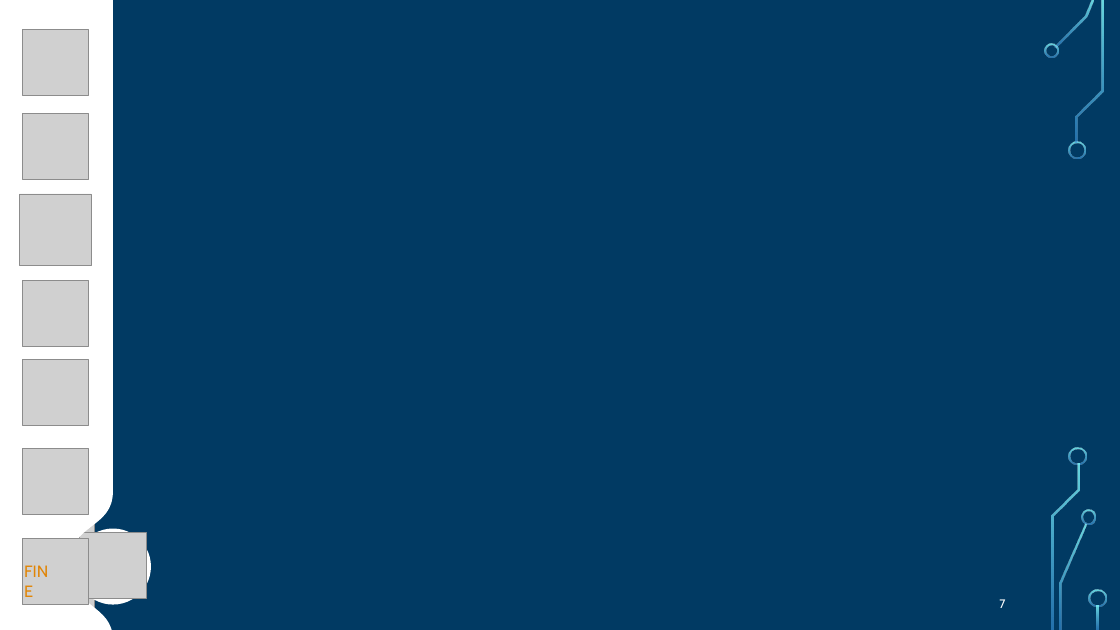
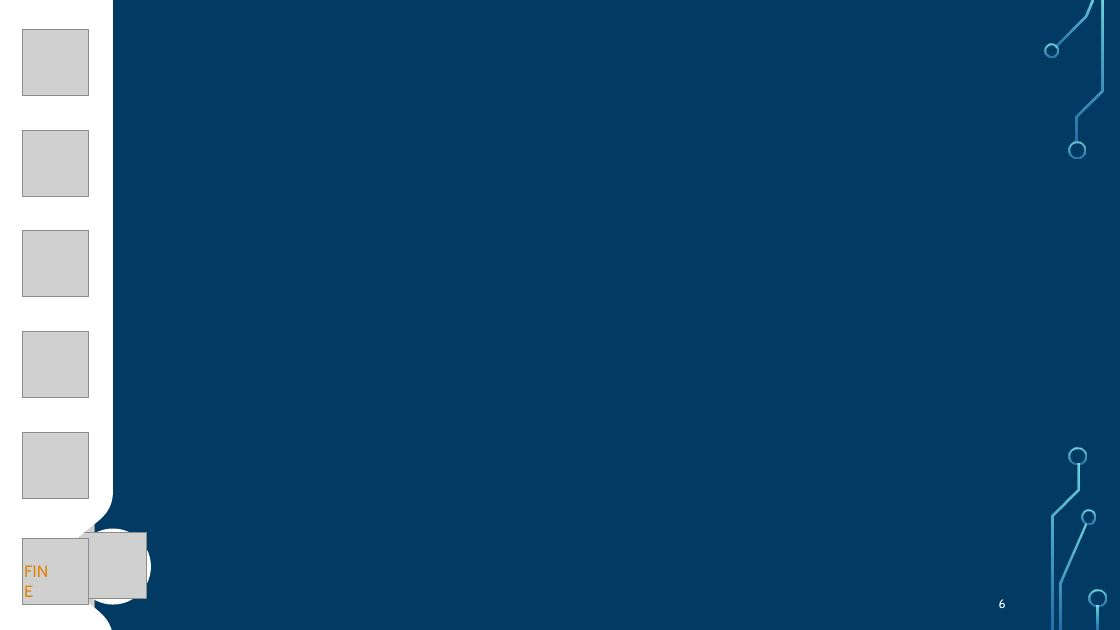
Before and after one commit to FlippaFloppa/Reti-di-Calcolatori-gruppo-Lore, a slide deck: slide 6 of Esercitazione_8/esercitazione8.pptx (slide 7 before the commit). Drawn at 1120x630 pixels with LibreOffice and Linux fonts; fonts in the diff are those of the drawing; grey boxes stand for pictures; background and template pictures are left out. Boxes give left, top, right and bottom in pixels: in the first picture for what was removed or moved away, otherwise in the second. Text is boxed around its words. In the diff, an @@ line names an element or a change of style, - is before the commit and + after.

```diff
--- a/Esercitazione_8/esercitazione8.pptx
+++ b/Esercitazione_8/esercitazione8.pptx
@@ picture: place and size @@
-picture at (22,113,88,180)
+picture at (22,130,88,197)
@@ picture removed at (19,194,91,266) @@
@@ picture: place and size @@
-picture at (22,281,88,347)
+picture at (22,231,88,297)
@@ picture: place and size @@
-picture at (22,360,88,426)
+picture at (22,332,88,398)
@@ picture: place and size @@
-picture at (22,449,88,515)
+picture at (22,432,88,498)
@@ page number at (999,599,1006,608): text changed @@
-7
+6
```
Also in this commit, not shown: 4 other slides changed, 1 slide added, 2 slides removed.
